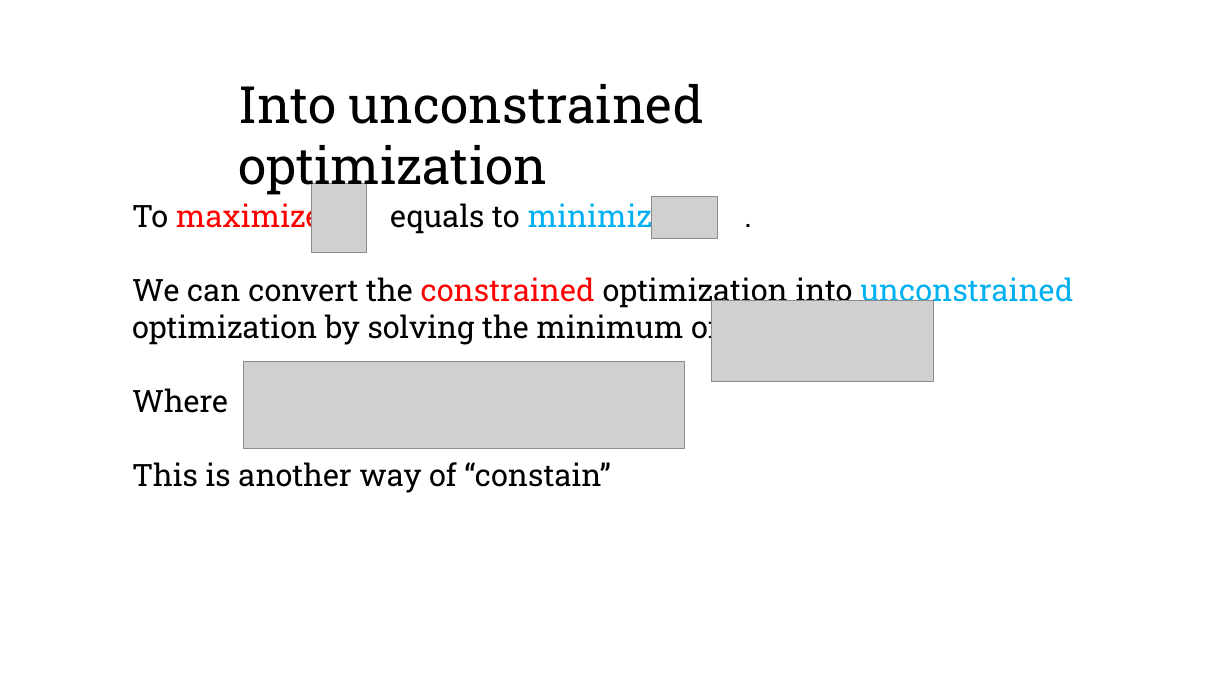
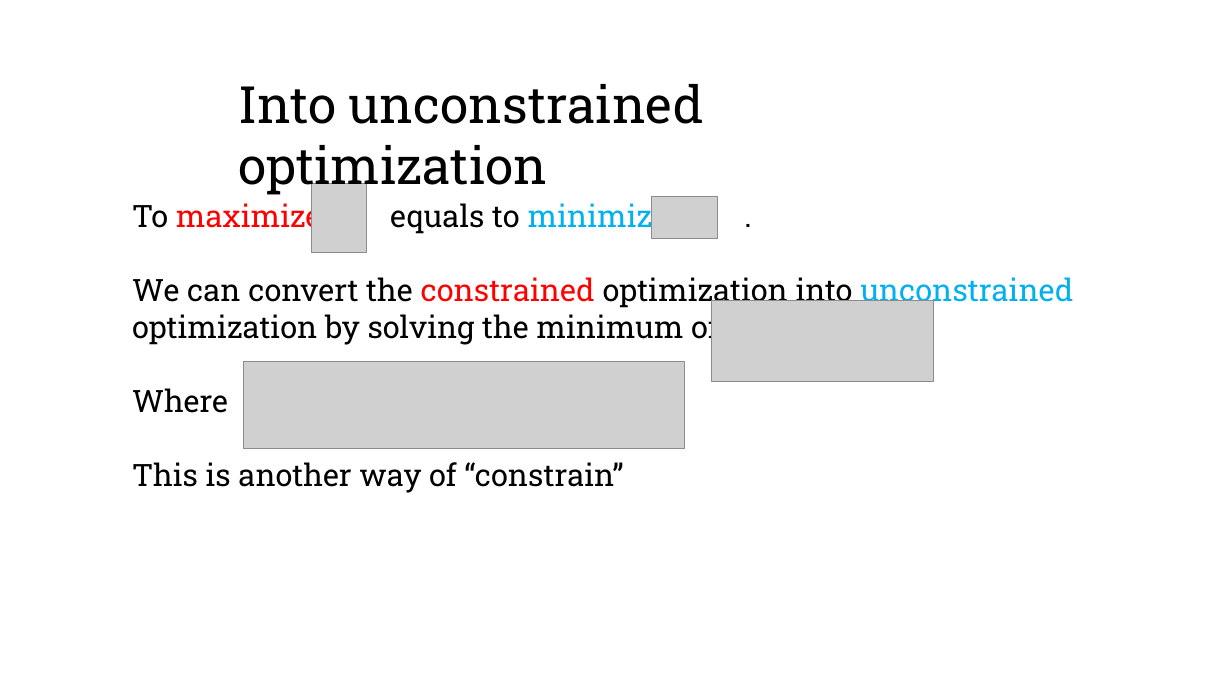
Before and after one commit to dream-tentacle/dream-tentacle.github.io, a slide deck: slide 8 of sources/relaxation methods.pptx. Drawn at 1232x693 pixels with LibreOffice and Linux fonts; fonts in the diff are those of the drawing; grey boxes stand for pictures. Boxes give left, top, right and bottom in pixels: in the first picture for what was removed or moved away, otherwise in the second. Text is boxed around its words. In the diff, an @@ line names an element or a change of style, - is before the commit and + after.

```diff
--- a/sources/relaxation methods.pptx
+++ b/sources/relaxation methods.pptx
@@ text at box(132, 462, 623, 493): text changed @@
-This is another way of “constain”
+This is another way of “constrain”
```
Also in this commit, not shown: 1 other slide changed, 8 slides added, 5 slides removed.
